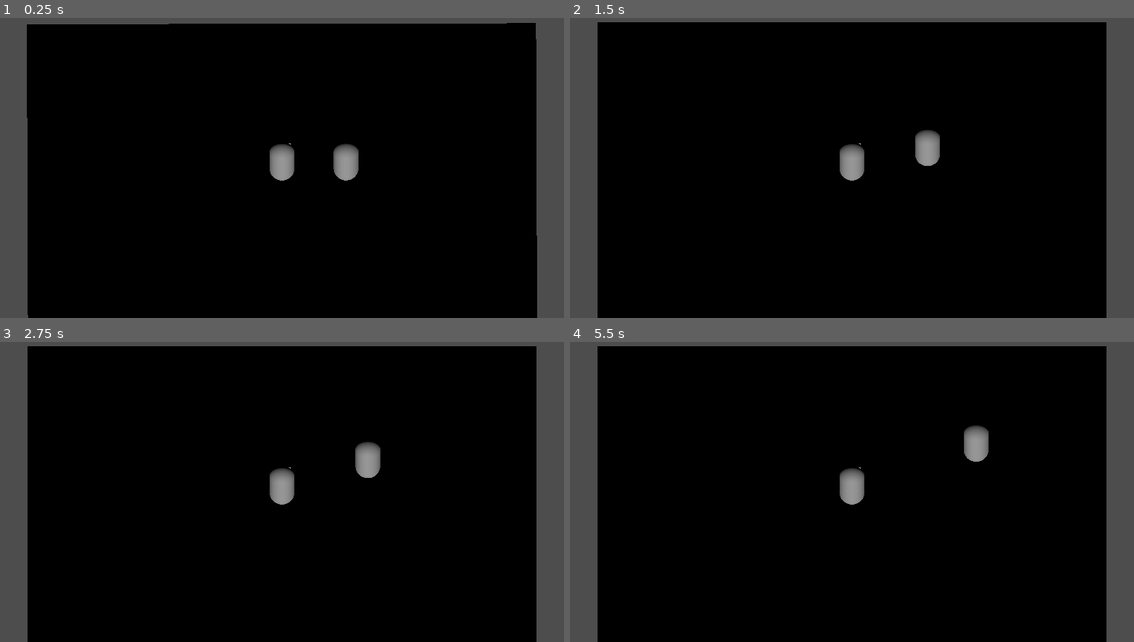
Above: before the commit, frames 1-4 (two rows, left to right).
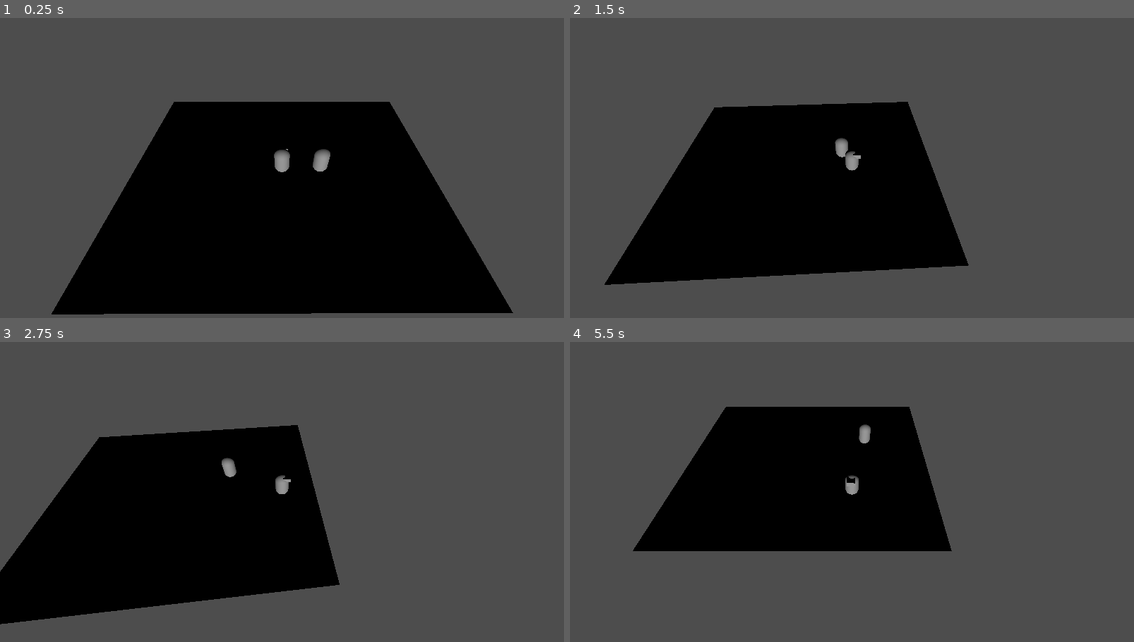
Above: after the commit, the same moments.

Repository: 1p22geo/AWARE_v0
Game: Godot game, scene res://scenes/levels/testScene.tscn
Same seed, same stepped clock (60 frames per second), same inputs: the game is played once before the commit and once after it.
Inputs (mouse positions are in pixels of both pictures, inside the frame that each line leads up to):
- Up to frame 1 (0.25 s): no input
- Up to frame 2 (1.5 s): move the mouse to (976, 144) at 0.52 s; hold D (move_right) 0.53-1.25 s; click (976, 144) at 0.67 s; drag from (739, 177) to (823, 222) at 1.27 s
- Up to frame 3 (2.75 s): move the mouse to (338, 414) at 2.02 s; hold D (move_right) from 2.03 s (still down)
- Up to frame 4 (5.5 s): release D (move_right) at 2.75 s; drag from (823, 546) to (682, 435) at 2.77 s; move the mouse to (1021, 531) at 3.52 s; hold A (move_left) 3.53-4.25 s; drag from (682, 435) to (767, 405) at 4.27 s; move the mouse to (880, 483) at 5.02 s; hold S (move_backward) from 5.03 s (still down); click (880, 483) at 5.17 s

The runs differ from the first frame. In frame 1, 47% of the frame differs, in the area x 4-96%, y 1-100%; in frame 2, 62%; in frame 3, 63%; in frame 4, 68%.

Commit message:
fix(player): I HATE MYSEEEEELF

Diff:
--- a/scenes/Player/Player.tscn
+++ b/scenes/Player/Player.tscn
@@ -1,8 +1,8 @@
 [gd_scene format=3 uid="uid://caa1sxepyuvi0"]
 
-[ext_resource type="Script" uid="uid://d1igv2r1bo2ul" path="res://src/core/MovementComponent.gd" id="1_bvqhm"]
-[ext_resource type="Script" uid="uid://dh3hdeu86f251" path="res://src/core/PlayerController.gd" id="2_ved6o"]
-[ext_resource type="Script" uid="uid://4t18gpei6jwu" path="res://src/core/ThirdPersonCamera.gd" id="3_xcisb"]
+[ext_resource type="Script" uid="uid://d1igv2r1bo2ul" path="res://src/player/MovementController.gd" id="1_bvqhm"]
+[ext_resource type="Script" uid="uid://dh3hdeu86f251" path="res://src/player/PlayerController.gd" id="2_ved6o"]
+[ext_resource type="Script" uid="uid://4t18gpei6jwu" path="res://src/camera/ThirdPersonCamera.gd" id="3_xcisb"]
 
 [sub_resource type="CapsuleMesh" id="CapsuleMesh_socpp"]
 
@@ -15,7 +15,7 @@
 [node name="Player" type="CharacterBody3D" parent="." unique_id=129569514]
 transform = Transform3D(1, 0, 0, 0, 1, 0, 0, 0, 1, 0.13180351, 0, -0.30797958)
 
-[node name="MovementComponent" type="Node" parent="Player" unique_id=2112530169]
+[node name="MovementController" type="Node" parent="Player" unique_id=2112530169]
 script = ExtResource("1_bvqhm")
 
 [node name="PlayerController" type="Node" parent="Player" unique_id=652437371 node_paths=PackedStringArray("body", "camera")]
@@ -39,10 +39,10 @@
 transform = Transform3D(1, 0, 0, 0, 1, 0, 0, 0, 1, 6.2063856, 0, 0)
 
 [node name="Camera3D" type="Camera3D" parent="CameraRig" unique_id=694162924 node_paths=PackedStringArray("target")]
-transform = Transform3D(1, 0, 0, 0, 0.49999997, 0.86602545, 0, -0.86602545, 0.49999997, -6.2289057, 5.502296, 1.8580084)
-projection = 1
+transform = Transform3D(1, 0, 0, 0, 0.49999997, 0.86602545, 0, -0.86602545, 0.49999997, -6.2289057, 1.6835761, 1.8580084)
 current = true
 size = 12.576
+near = 0.001
 script = ExtResource("3_xcisb")
 target = NodePath("../../Player")
 
--- a/scenes/levels/testScene.tscn
+++ b/scenes/levels/testScene.tscn
@@ -23,8 +23,10 @@
 [node name="MovementController" type="Node" parent="Player" unique_id=1711234913]
 script = ExtResource("1_t1ahj")
 
-[node name="PlayerController" type="Node" parent="Player" unique_id=1720245280]
+[node name="PlayerController" type="Node" parent="Player" unique_id=1720245280 node_paths=PackedStringArray("body", "camera")]
 script = ExtResource("2_nbwym")
+body = NodePath("..")
+camera = NodePath("../../CameraRig/Camera3D")
 
 [node name="MeshInstance3D" type="MeshInstance3D" parent="Player" unique_id=1650109198]
 mesh = SubResource("CapsuleMesh_kry3j")
@@ -56,7 +58,6 @@
 
 [node name="Camera3D" type="Camera3D" parent="CameraRig" unique_id=1867848216 node_paths=PackedStringArray("target")]
 transform = Transform3D(1, 0, 0, 0, 0.49999997, 0.86602545, 0, -0.86602545, 0.49999997, -0.08749497, 5.502296, 5.129977)
-projection = 1
 current = true
 size = 12.576
 script = ExtResource("1_o2s7y")
